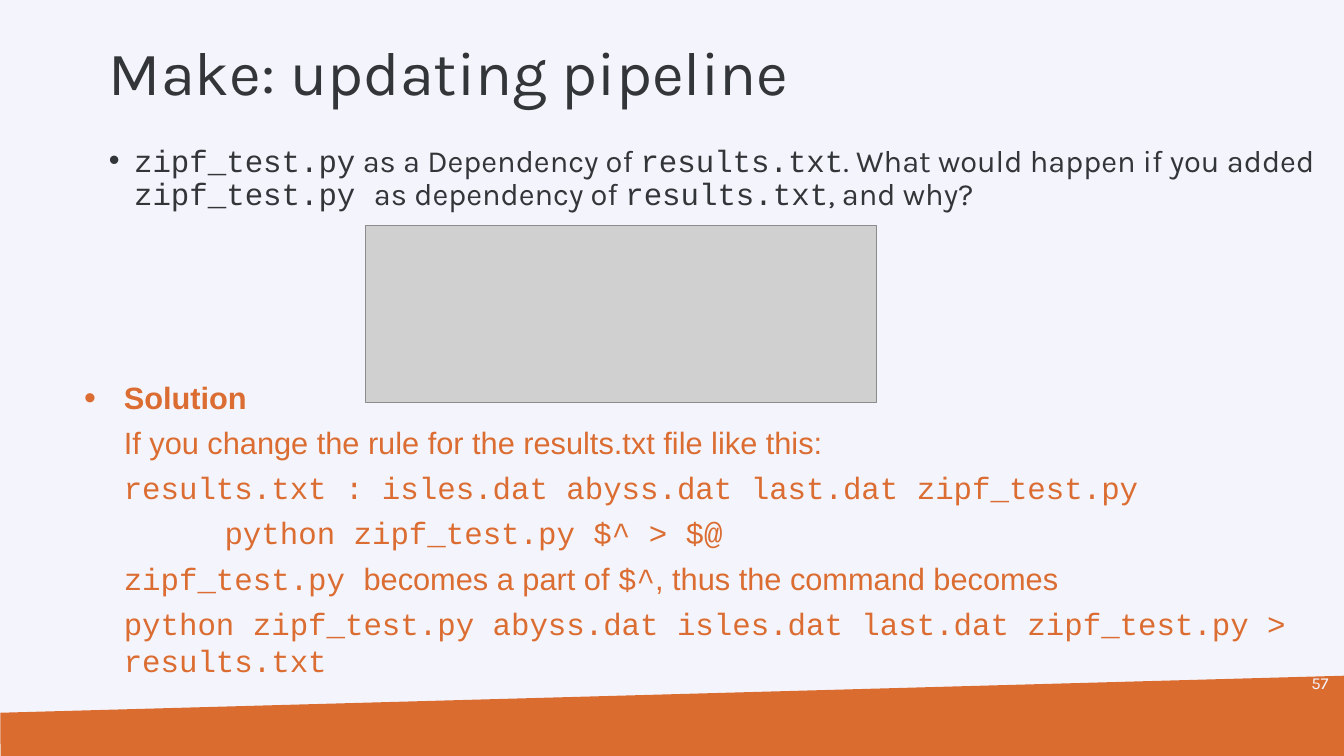
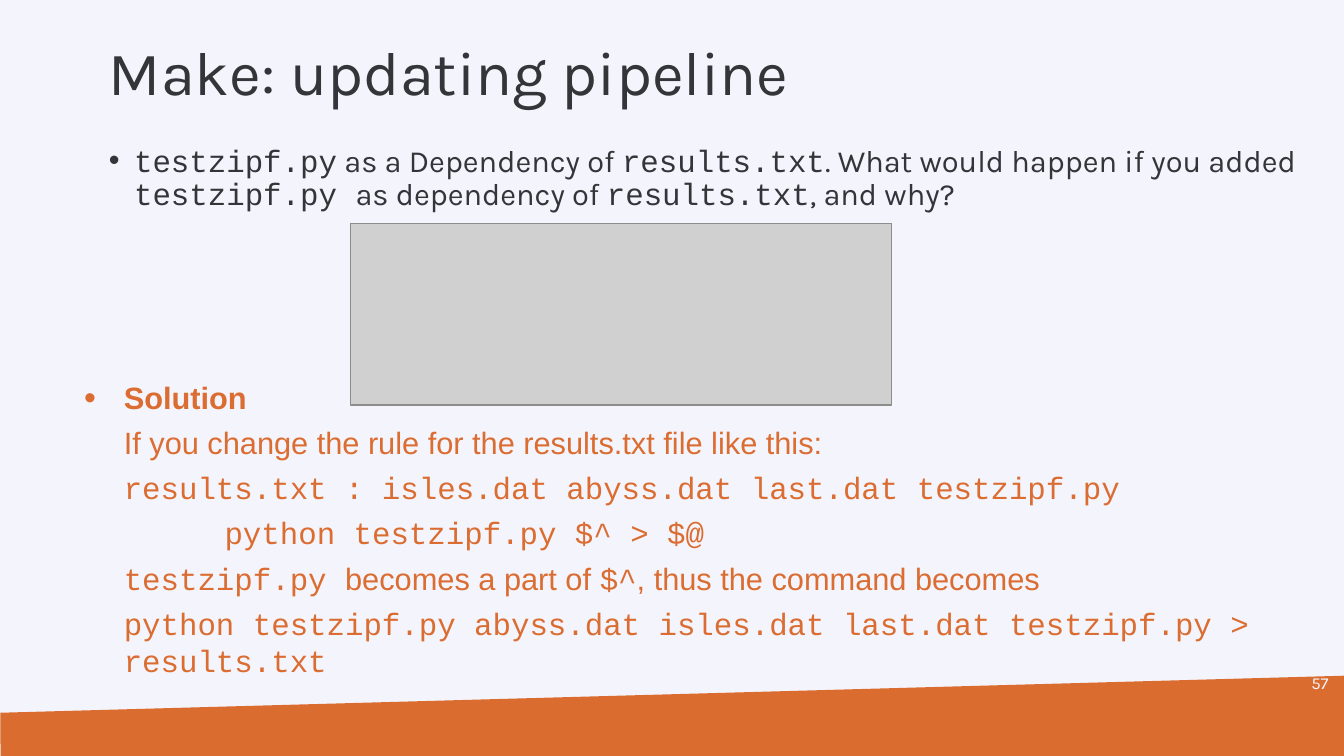
Before and after one commit to hpcleuven/Makefile-intro, a slide deck: slide 57 of Make.pptx. Drawn at 1344x756 pixels with LibreOffice and Linux fonts; fonts in the diff are those of the drawing; grey boxes stand for pictures; background and template pictures are left out. Boxes give left, top, right and bottom in pixels: in the first picture for what was removed or moved away, otherwise in the second. Text is boxed around its words. In the diff, an @@ line names an element or a change of style, - is before the commit and + after.

```diff
--- a/Make.pptx
+++ b/Make.pptx
@@ text at [134,149,1295,213]: text changed @@
-• zipf_test.py as a Dependency of results.txt. What would happen if you added zipf_test.py as dependency of results.txt, and why?
+• testzipf.py as a Dependency of results.txt. What would happen if you added testzipf.py as dependency of results.txt, and why?
@@ picture: place and size @@
-picture at [366,226,877,402]
+picture at [351,223,891,404]
@@ text at [124,477,1212,673]: text changed @@
-  results.txt : isles.dat abyss.dat last.dat zipf_test.py
-  python zipf_test.py $^ > $@
-  zipf_test.py becomes a part of $^, thus the command becomes
-  python zipf_test.py abyss.dat isles.dat last.dat zipf_test.py > results.txt
+  results.txt : isles.dat abyss.dat last.dat testzipf.py
+  python testzipf.py $^ > $@
+  testzipf.py becomes a part of $^, thus the command becomes
+  python testzipf.py abyss.dat isles.dat last.dat testzipf.py > results.txt
```
Also in this commit, not shown: 58 other slides changed, 1 other file.
